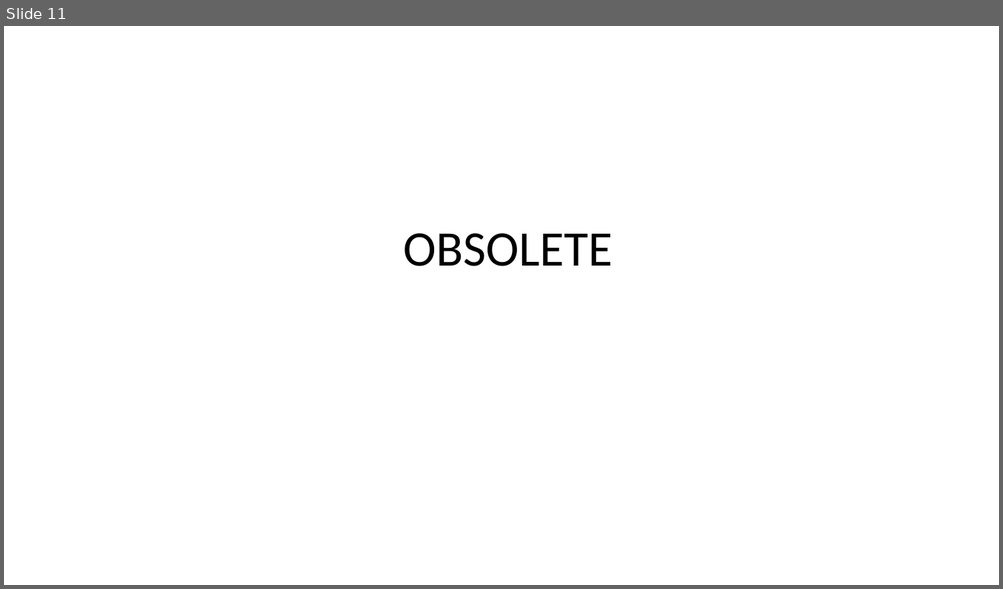
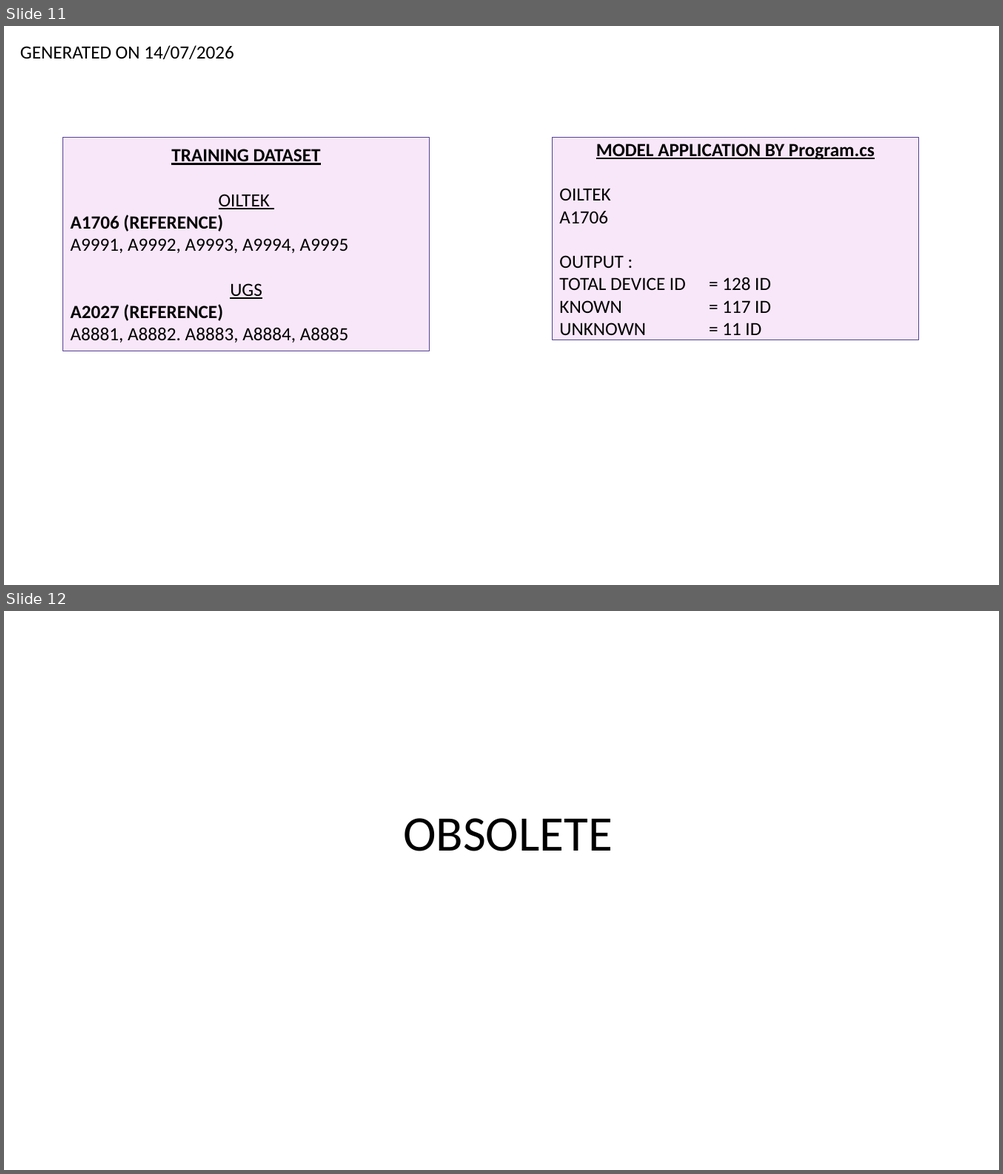
Before and after one commit to Syaziyah30/DeviceCluster, a slide deck: 1.training_model/supplementary/Device Identifier 20260520.pptx. Shown one above the other, each under a label of ours: slide 11 before the commit, slides 11 and 12 after it. The pictures are 1003x589 and 1003x1174 pixels, drawn with LibreOffice and Linux fonts; fonts in the diff are those of the drawing. Boxes give left, top, right and bottom in pixels: in the first picture for what was removed or moved away, otherwise in the second. Text is boxed around its words. In the diff, an @@ line names an element or a change of style, - is before the commit and + after.

```diff
--- a/1.training_model/supplementary/Device Identifier 20260520.pptx
+++ b/1.training_model/supplementary/Device Identifier 20260520.pptx
@@ slide 11 added at box(4, 26, 999, 585), background #FFFFFF @@
@@ text added at box(20, 45, 233, 59), 18 pt, text #000000 @@
+GENERATED ON 14/07/2026
@@ rectangle added at box(63, 137, 430, 352), fill #F8E7F9, outline #544293 0.75 pt, 18 pt, text #000000 @@
+TRAINING DATASET
+OILTEK
+A1706 (REFERENCE)
+A9991, A9992, A9993, A9994, A9995
+UGS
+A2027 (REFERENCE)
+A8881, A8882. A8883, A8884, A8885
@@ rectangle added at box(552, 137, 919, 340), fill #F8E7F9, outline #544293 0.75 pt, 18 pt, text #000000 @@
+MODEL APPLICATION BY Program.cs
+OILTEK
+A1706
+OUTPUT :
+TOTAL DEVICE ID = 128 ID
+KNOWN = 117 ID
+UNKNOWN = 11 ID
@@ what was slide 11 is now slide 12 @@
```
Also in this commit, not shown: 9 other files.
